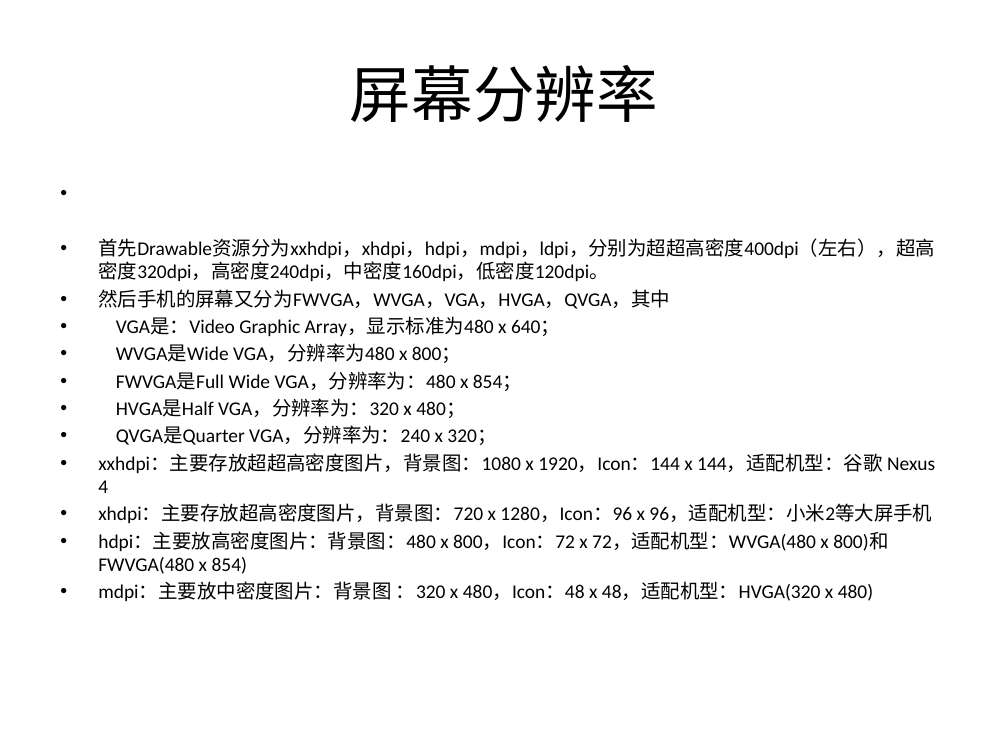
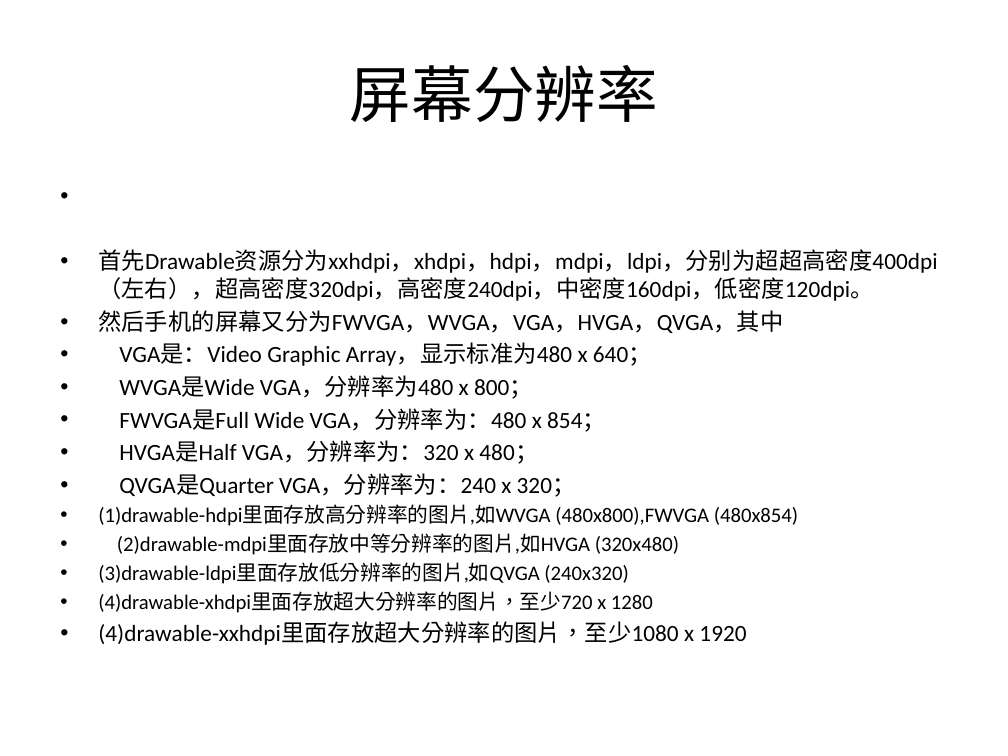
Before and after one commit to alanforgithub/share_content, a slide deck: slide 10 of 文件资料/Android培训-1.pptx. Drawn at 1008x756 pixels with LibreOffice and Linux fonts; fonts in the diff are those of the drawing. Boxes give left, top, right and bottom in pixels: in the first picture for what was removed or moved away, otherwise in the second. Text is boxed around its words. In the diff, an @@ line names an element or a change of style, - is before the commit and + after.

```diff
--- a/文件资料/Android培训-1.pptx
+++ b/文件资料/Android培训-1.pptx
@@ text at <box>98,249,937,497</box>: size 13.9 to 16.6 pt in "首先Drawable资源分为xxhdpi，xhdpi，hdpi，mdpi，ldpi，分别为超超高密度400dpi（左右） ...", "然后手机的屏幕又分为FWVGA，WVGA，VGA，HVGA，QVGA，其中", "VGA是：Video Graphic Array，显示标准为480 x 640；", "WVGA是Wide VGA，分辨率为480 x 800；" and 3 more places @@
@@ text at <box>98,505,798,645</box>: text changed; size 13.9 to 14.8 pt @@
-• xxhdpi：主要存放超超高密度图片，背景图：1080 x 1920，Icon：144 x 144，适配机型：谷歌 Nexus 4
-• xhdpi：主要存放超高密度图片，背景图：720 x 1280，Icon：96 x 96，适配机型：小米2等大屏手机
-• hdpi：主要放高密度图片：背景图：480 x 800，Icon：72 x 72，适配机型：WVGA(480 x 800)和FWVGA(480 x 854)
-• mdpi：主要放中密度图片：背景图 ：320 x 480，Icon：48 x 48，适配机型：HVGA(320 x 480)
+• (1)drawable-hdpi里面存放高分辨率的图片,如WVGA (480x800),FWVGA (480x854)
+• (2)drawable-mdpi里面存放中等分辨率的图片,如HVGA (320x480)
+• (3)drawable-ldpi里面存放低分辨率的图片,如QVGA (240x320)
+• (4)drawable-xhdpi里面存放超大分辨率的图片，至少720 x 1280
+• (4)drawable-xxhdpi里面存放超大分辨率的图片，至少1080 x 1920
```
Also in this commit, not shown: 3 other slides changed, 7 slides added, 21 other files.
